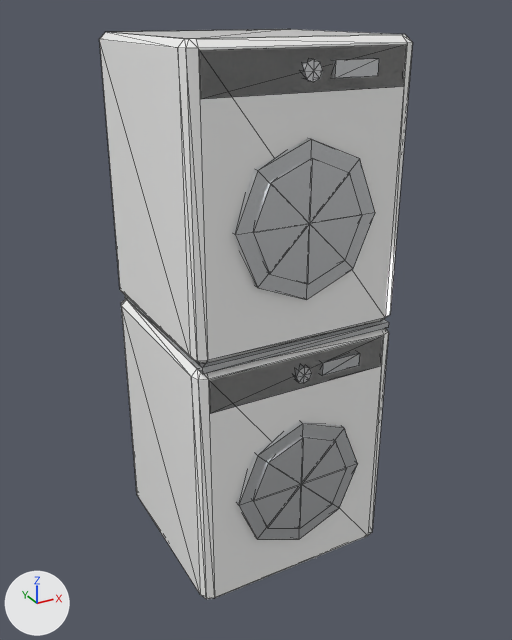
Renders of the glTF model web-viewer/public/assets/models/washer_dryer_tower.glb from each side of a commit.
Camera for both pictures: a 50 mm camera at (-1.054, -1.958, 1.806) aimed at (0.01, -0.022, 0.838). Arrows for +X, +Y and +Z are at lower left; the lights stay in place. The first picture is the older version. Mesh edges are drawn as thin lines. Where no turn or scale is listed for an object, it has been applied to the vertices. Vertices at exactly the same position are counted once.

The first picture shows 'washer_dryer_tower_ceramicWhite', 'washer_dryer_tower_stainlessSteel' and 1 more.
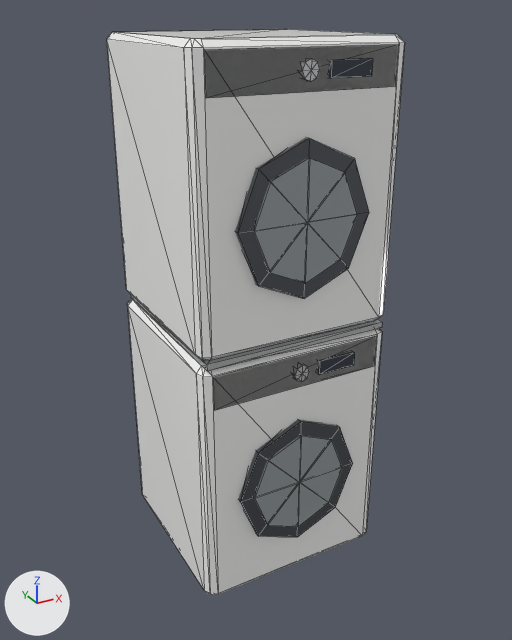
Pixel boxes (x1, y1, x2, y2) of what changed, in the pictures (512 x 640 px):
'washer_dryer_tower_ceramicWhite', rescaled
    before: (99, 29, 413, 599)
    after: (107, 29, 405, 595)
'washer_dryer_tower_stainlessSteel', reshaped (26% shorter)
    before: (124, 45, 405, 539)
    after: (130, 45, 398, 411)
'washer_dryer_tower_glassClear', added
    after: (253, 157, 357, 526)
'washer_dryer_tower_metalBlack', added
    after: (235, 138, 369, 537)
'washer_dryer_tower_tvScreen', added
    after: (317, 58, 373, 375)
part 2 of me_washer_dryer_tower_stainlesssteel, added
    after: (213, 336, 376, 411)
part 3 of me_washer_dryer_tower_stainlesssteel, added
    after: (130, 294, 382, 371)
part 4 of me_washer_dryer_tower_stainlesssteel, added
    after: (204, 45, 398, 98)
part 5 of me_washer_dryer_tower_stainlesssteel, deleted
    before: (252, 158, 362, 284)
part 6 of me_washer_dryer_tower_stainlesssteel, deleted
    before: (236, 421, 358, 539)
part 7 of me_washer_dryer_tower_stainlesssteel, deleted
    before: (253, 437, 347, 528)
part 8 of me_washer_dryer_tower_stainlesssteel, deleted
    before: (233, 138, 375, 300)
part 9 of me_washer_dryer_tower_stainlesssteel, deleted
    before: (209, 338, 383, 413)
part 10 of me_washer_dryer_tower_stainlesssteel, deleted
    before: (332, 58, 379, 79)
part 11 of me_washer_dryer_tower_stainlesssteel, deleted
    before: (124, 294, 389, 374)
part 12 of me_washer_dryer_tower_stainlesssteel, deleted
    before: (200, 45, 405, 99)
part 13 of me_washer_dryer_tower_stainlesssteel, deleted
    before: (320, 352, 360, 376)

What changed in the scene script:
```text
Change me_washer_dryer_tower_stainlesssteel:
    remove me_washer_dryer_tower_stainlesssteel.from_pydata(...)  # 120 vertices, 188 faces; spans x -0.33..0.33, y -0.35..0.33, z 0.15..1.72
    add me_washer_dryer_tower_stainlesssteel.from_pydata(...)  # 24 vertices, 36 faces; spans x -0.31..0.31, y -0.32..0.32, z 0.73..1.72
    me_washer_dryer_tower_stainlesssteel part 2: a new loose piece, a box spanning x -0.292..0.292, y -0.318..-0.298, z 0.725..0.835, in mat_stainlesssteel (white #ebedf0)
    me_washer_dryer_tower_stainlesssteel part 3: a new loose piece, a box spanning x -0.311..0.311, y -0.318..0.321, z 0.86..0.88, in mat_stainlesssteel (white #ebedf0)
    me_washer_dryer_tower_stainlesssteel part 4: a new loose piece, a box spanning x -0.292..0.292, y -0.318..-0.298, z 1.605..1.715, in mat_stainlesssteel (white #ebedf0)
    me_washer_dryer_tower_stainlesssteel part 5: the loose piece of 20 vertices spanning x -0.18..0.18, y -0.35..-0.31, z 1.08..1.44 is deleted
    me_washer_dryer_tower_stainlesssteel part 6: the loose piece of 20 vertices spanning x -0.23..0.23, y -0.35..-0.31, z 0.15..0.61 is deleted
    me_washer_dryer_tower_stainlesssteel part 7: the loose piece of 20 vertices spanning x -0.18..0.18, y -0.35..-0.31, z 0.2..0.56 is deleted
    me_washer_dryer_tower_stainlesssteel part 8: the loose piece of 20 vertices spanning x -0.23..0.23, y -0.35..-0.31, z 1.03..1.49 is deleted
    me_washer_dryer_tower_stainlesssteel part 9: the loose piece of 8 vertices spanning x -0.31..0.31, y -0.33..-0.31, z 0.72..0.83 is deleted
    me_washer_dryer_tower_stainlesssteel part 10: the loose piece of 8 vertices spanning x 0.07..0.21, y -0.34..-0.32, z 1.64..1.68 is deleted
    me_washer_dryer_tower_stainlesssteel part 11: the loose piece of 8 vertices spanning x -0.33..0.33, y -0.33..0.33, z 0.86..0.88 is deleted
    me_washer_dryer_tower_stainlesssteel part 12: the loose piece of 8 vertices spanning x -0.31..0.31, y -0.33..-0.31, z 1.61..1.72 is deleted
    me_washer_dryer_tower_stainlesssteel part 13: the loose piece of 8 vertices spanning x 0.07..0.21, y -0.34..-0.32, z 0.76..0.8 is deleted
Change me_washer_dryer_tower_ceramicwhite:
    remove me_washer_dryer_tower_ceramicwhite.from_pydata(...)  # 96 vertices, 184 faces; spans x -0.35..0.35, y -0.33..0.35, z 0.0..1.74
    add me_washer_dryer_tower_ceramicwhite.from_pydata(...)  # 96 vertices, 184 faces; spans x -0.33..0.33, y -0.32..0.34, z 0.0..1.74
    me_washer_dryer_tower_ceramicwhite part 1: the whole mesh is scaled about its middle by (0.943, 0.967, 1)
Add ob_washer_dryer_tower_glassclear:
    ob_washer_dryer_tower_glassclear = bpy.data.objects.new('washer_dryer_tower_glassClear', me_washer_dryer_tower_glassclear)  # 40 vertices, 64 faces; spans x -0.17..0.17, y -0.34..-0.299, z 0.198..1.438; in mat_glassclear (white #ecf7fa)
    ob_washer_dryer_tower_glassclear.location = (0.0, 0.0, 0.0)
Add ob_washer_dryer_tower_metalblack:
    ob_washer_dryer_tower_metalblack = bpy.data.objects.new('washer_dryer_tower_metalBlack', me_washer_dryer_tower_metalblack)  # 40 vertices, 64 faces; spans x -0.217..0.217, y -0.335..-0.301, z 0.148..1.488; in mat_metalblack (grey #696c73)
    ob_washer_dryer_tower_metalblack.location = (0.0, 0.0, 0.0)
Add ob_washer_dryer_tower_tvscreen:
    ob_washer_dryer_tower_tvscreen = bpy.data.objects.new('washer_dryer_tower_tvScreen', me_washer_dryer_tower_tvscreen)  # a box spanning x 0.066..0.198, y -0.33..-0.309, z 0.758..0.802; a box spanning x 0.066..0.198, y -0.33..-0.309, z 1.638..1.682; in mat_oledglassscreen (greyish blue #3f4550)
    ob_washer_dryer_tower_tvscreen.location = (0.0, 0.0, 0.0)
```
